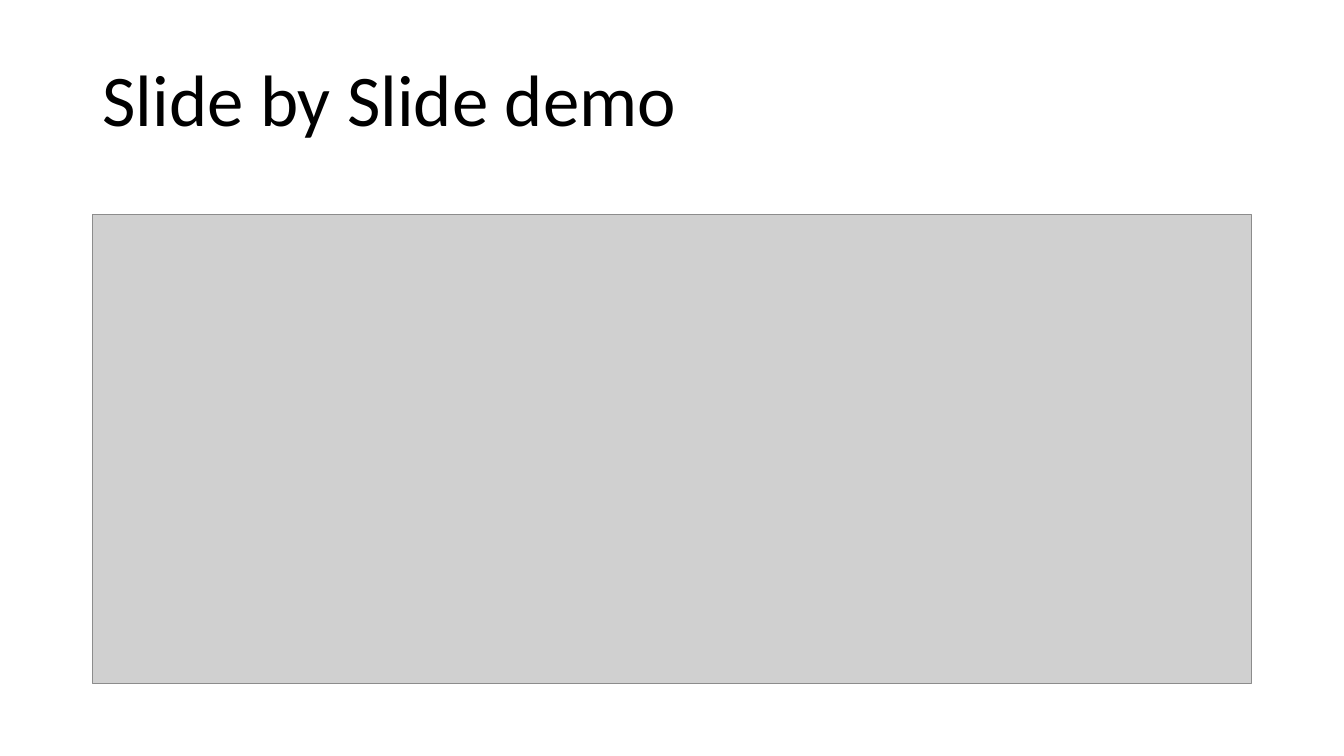
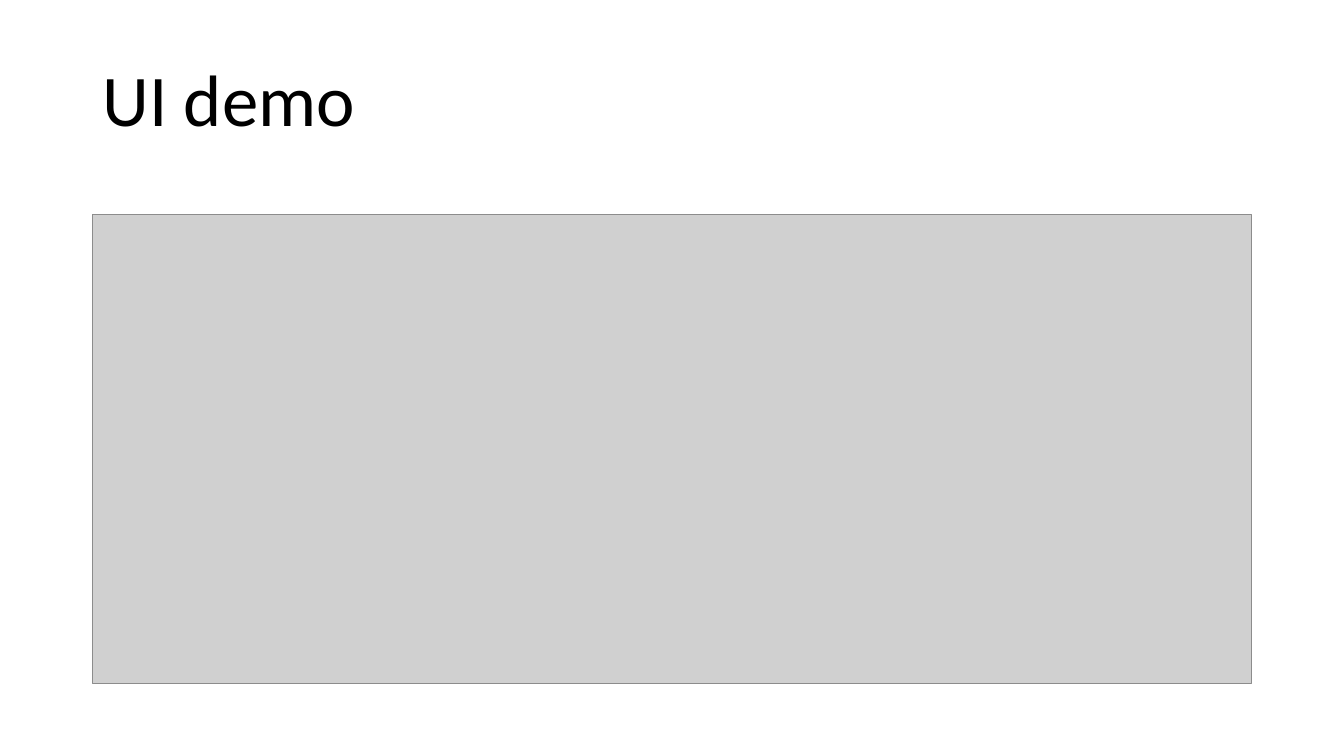
Before and after one commit to NickDotCore/dapper-crud-tutorial, a slide deck: slide 4 of PersonCRUD using C#, xUnit and Dapper.pptx. Drawn at 1344x756 pixels with LibreOffice and Linux fonts; fonts in the diff are those of the drawing; grey boxes stand for pictures. Boxes give left, top, right and bottom in pixels: in the first picture for what was removed or moved away, otherwise in the second. Text is boxed around its words. In the diff, an @@ line names an element or a change of style, - is before the commit and + after.

```diff
--- a/PersonCRUD using C#, xUnit and Dapper.pptx
+++ b/PersonCRUD using C#, xUnit and Dapper.pptx
@@ title at [102, 75, 355, 127]: text changed @@
-Slide by Slide demo
+UI demo
```
Also in this commit, not shown: 1 other slide changed, 8 slides added, 5 slides removed.
